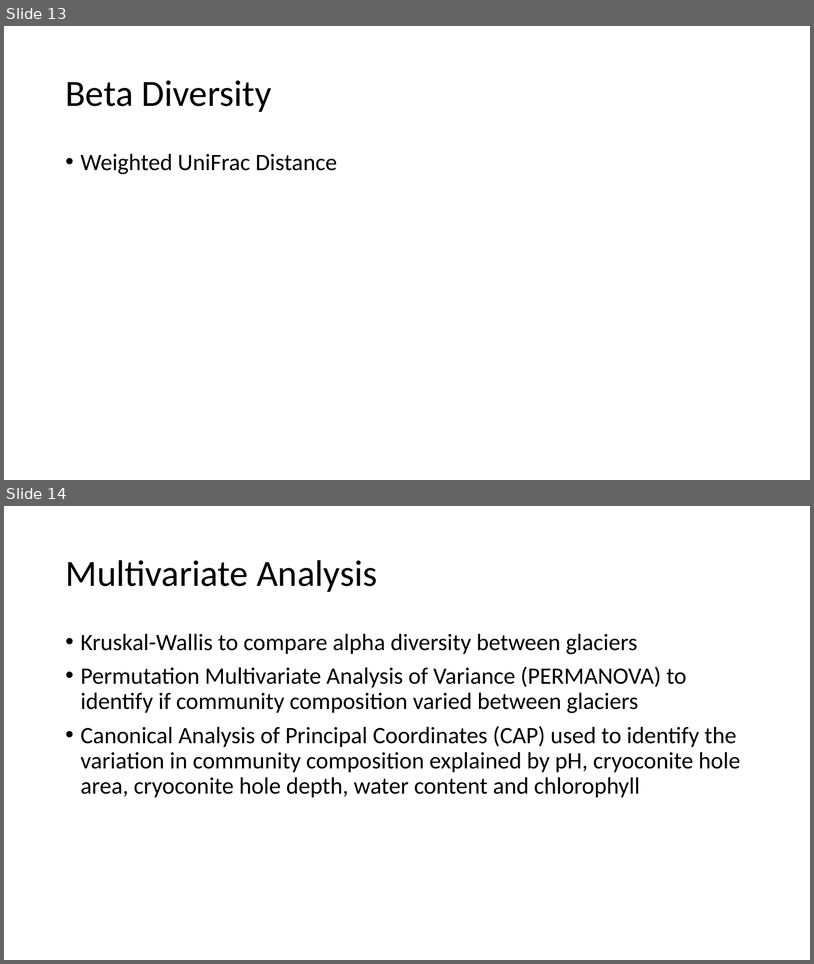
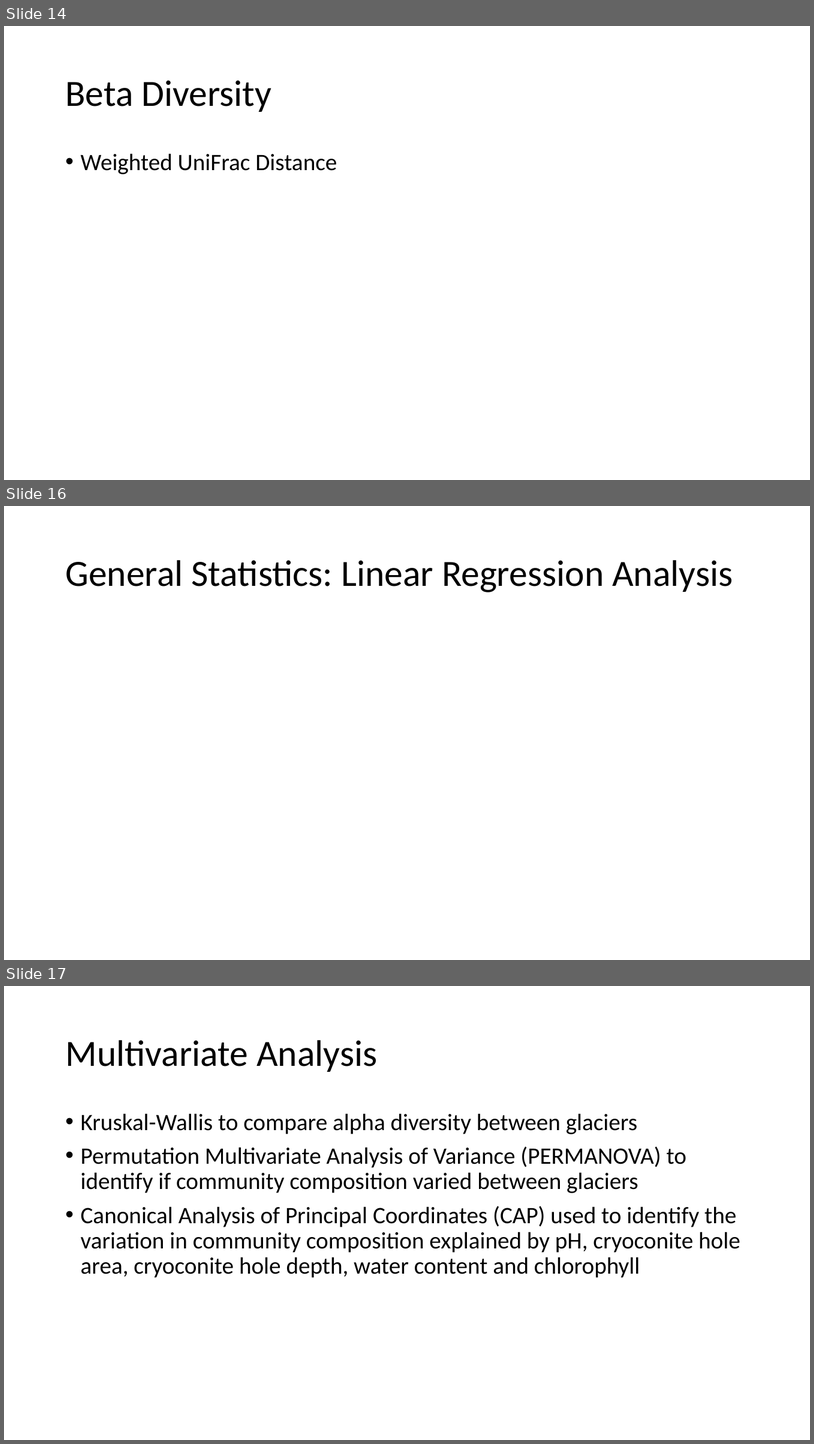
Before and after one commit to amysolman/PhD, a slide deck: Projects/Chapter1/community-assembly.pptx. Shown one above the other, each under a label of ours: slides 13 and 14 before the commit, slides 14, 16 and 17 after it; the slides between them are not shown. The pictures are 814x964 and 814x1444 pixels, drawn with LibreOffice and Linux fonts; fonts in the diff are those of the drawing. Boxes give left, top, right and bottom in pixels: in the first picture for what was removed or moved away, otherwise in the second. Text is boxed around its words. In the diff, an @@ line names an element or a change of style, - is before the commit and + after.

```diff
--- a/Projects/Chapter1/community-assembly.pptx
+++ b/Projects/Chapter1/community-assembly.pptx
@@ slide 16 added at (x1=4, y1=506, x2=810, y2=960), background #FFFFFF @@
@@ title added at (x1=65, y1=560, x2=733, y2=592), 44 pt, text #000000 @@
+General Statistics: Linear Regression Analysis
@@ what was slide 13 is now slide 14 @@
@@ what was slide 14 is now slide 17 @@
```
Also in this commit, not shown: 1 slide changed, 4 other slides added, 2 slides removed, 38 other files.
